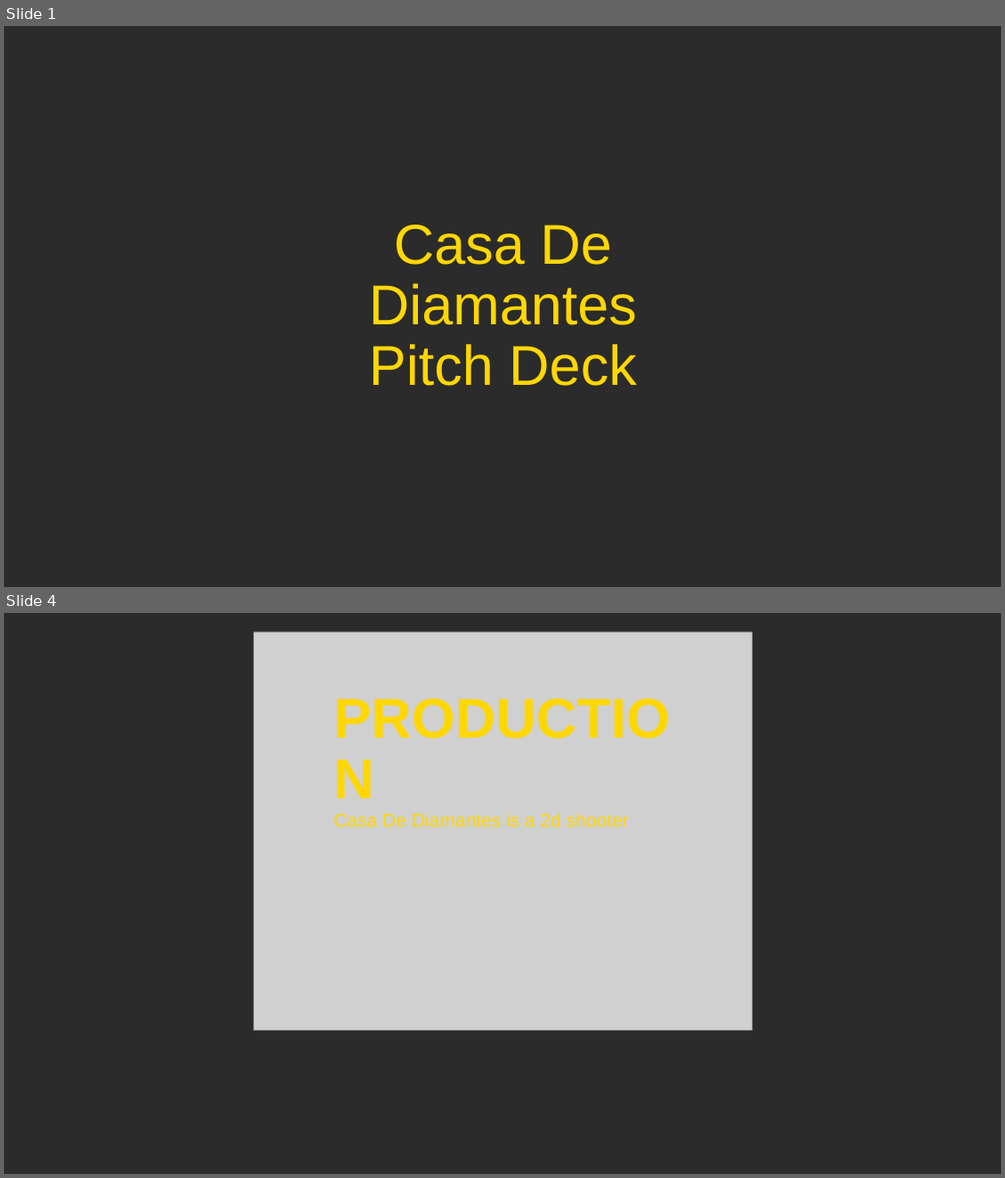
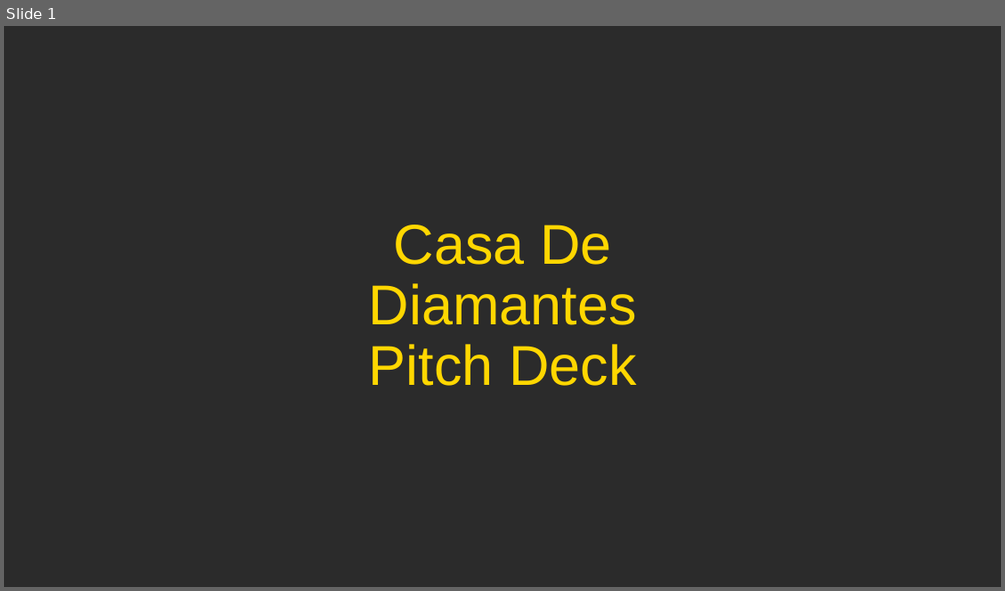
Before and after one commit to SoulPixelIV/casa-de-diamantes, a slide deck: CasaDeDiamantes.odp. Shown one above the other, each under a label of ours: slides 1 and 4 before the commit, slide 1 after it; the slides between them are not shown. The pictures are 1005x1178 and 1005x591 pixels, drawn with LibreOffice and Linux fonts; fonts in the diff are those of the drawing; grey boxes stand for pictures; background and template pictures are left out; a plain dark background stands for a picture behind light text. Boxes give left, top, right and bottom in pixels: in the first picture for what was removed or moved away, otherwise in the second. Text is boxed around its words. In the diff, an @@ line names an element or a change of style, - is before the commit and + after.

```diff
--- a/CasaDeDiamantes.odp
+++ b/CasaDeDiamantes.odp
@@ slide 4 removed at <box>4,613,1001,1174</box>, background picture (left out) @@
@@ picture removed at <box>253,632,752,1030</box> @@
@@ title removed at <box>333,812,629,827</box> @@
-PRODUCTION
-Casa De Diamantes is a 2d shooter
```
Also in this commit, not shown: 1 slide changed, 3 slides added, 2 other slides removed, 8 other files.
